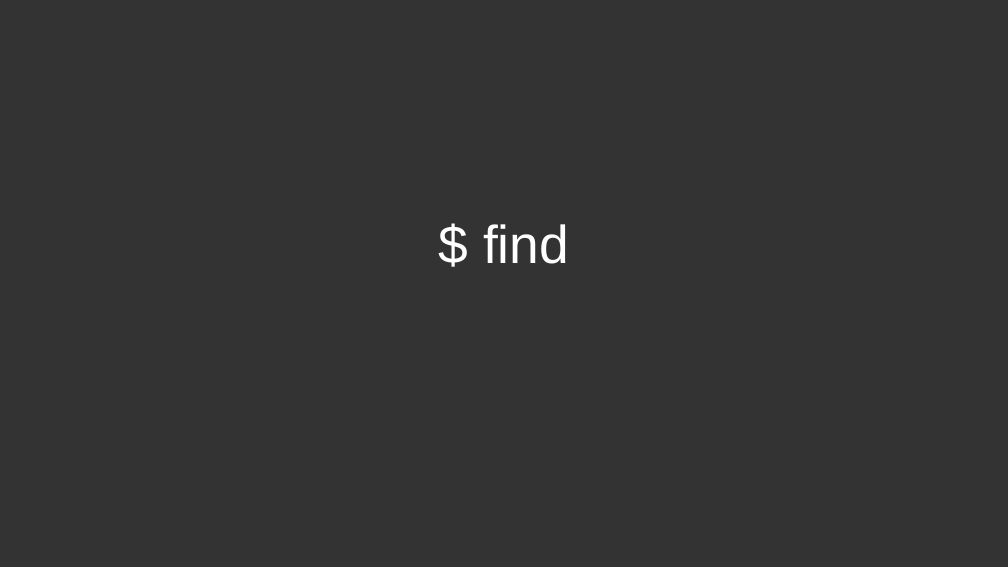
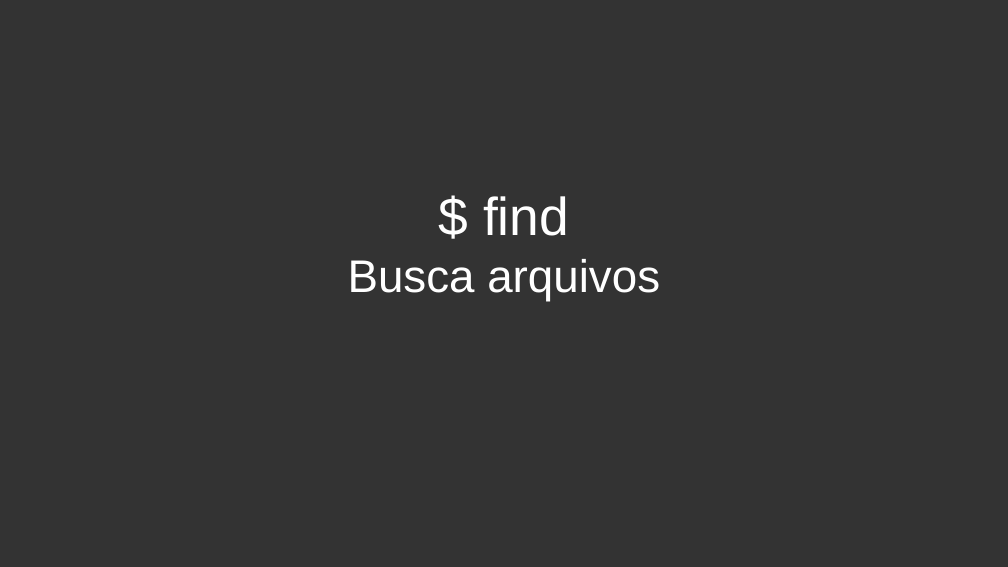
Before and after one commit to petecoutfpr/curso-linux-peteco, a slide deck: slide 27 of 2018-1/linux basico aula 5.odp (slide 29 before the commit). Drawn at 1008x567 pixels with LibreOffice and Linux fonts; fonts in the diff are those of the drawing; background and template pictures are left out. Boxes give left, top, right and bottom in pixels: in the first picture for what was removed or moved away, otherwise in the second. Text is boxed around its words. In the diff, an @@ line names an element or a change of style, - is before the commit and + after.

```diff
--- a/2018-1/linux basico aula 5.odp
+++ b/2018-1/linux basico aula 5.odp
@@ subtitle at box(348, 259, 660, 301): paragraph added @@
+Busca arquivos
```
Also in this commit, not shown: 9 slides added, 4 slides removed.
